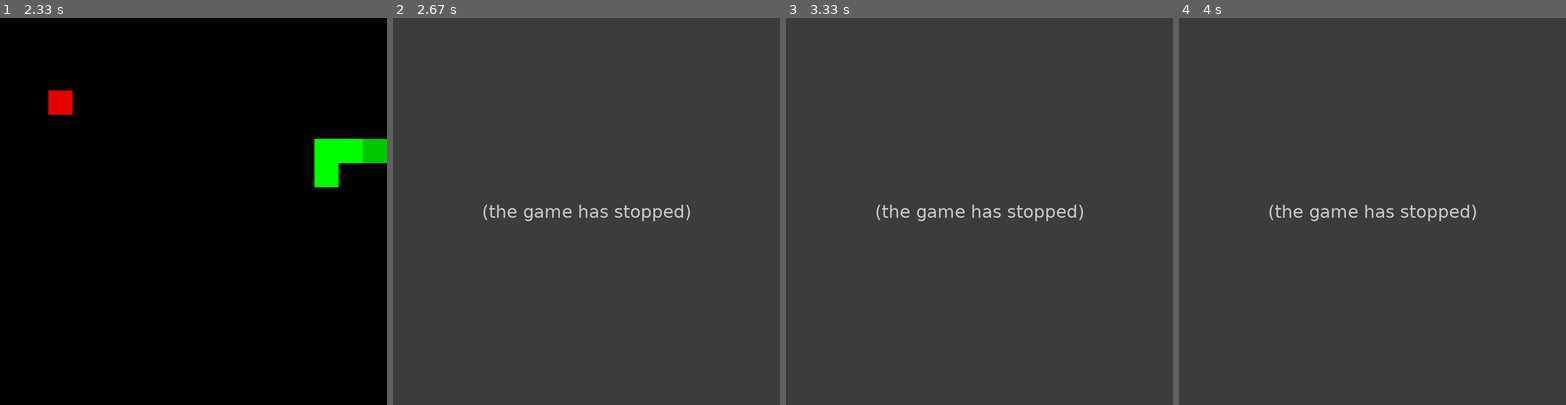
Above: before the commit, frames 1-4 (left to right).
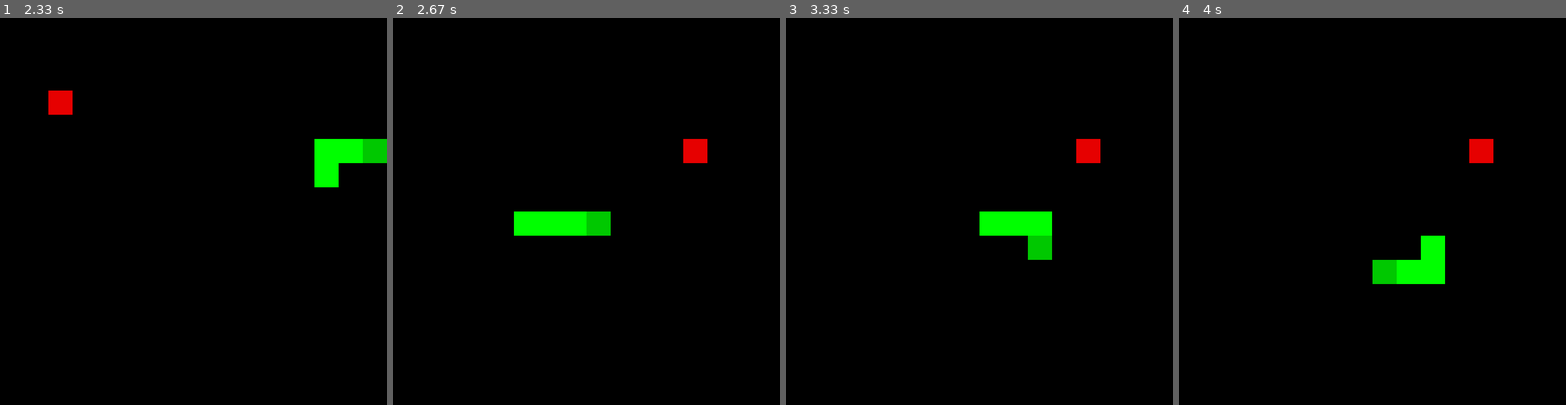
Above: after the commit, the same moments.

Repository: KeenbitGitHub/Snake_Pygame
Game: pygame game, started from main.py
Same seed, same stepped clock (60 frames per second), same inputs: the game is played once before the commit and once after it.
Inputs:
- Up to frame 1 (2.33 s): tap Enter at 0.33 s; hold Right 0.67-1.13 s; hold Up 1.17-1.63 s; hold Right 1.67-2.2 s; hold Left from 2.23 s (still down)
- Up to frame 2 (2.67 s): keep holding Left
- Up to frame 3 (3.33 s): release Left at 2.78 s; hold Down from 2.82 s (still down)
- Up to frame 4 (4 s): release Down at 3.37 s; hold Left 3.4-3.95 s; hold Up from 3.98 s (still down)

Frame 1 is identical in both runs. In frame 2, 100% of the frame differs, in the area x 0-100%, y 0-100%; in frame 3, 100%; in frame 4, 100%.
Before the commit the program exited at 2.4 s; later frames show no game.

Commit message:
population supported

Diff:
--- a/food.py
+++ b/food.py
@@ -19,3 +19,6 @@
     # Renders a piece of food
     def render(self, BLOCK_WIDTH, BLOCK_HEIGHT, win):
         pygame.draw.rect(win, (230, 0, 0), (self.position[0], self.position[1], BLOCK_WIDTH, BLOCK_HEIGHT))
+
+    def dead_render(self, BLOCK_WIDTH, BLOCK_HEIGHT, win):
+        pygame.draw.rect(win, (0, 0, 0), (self.position[0], self.position[1], BLOCK_WIDTH, BLOCK_HEIGHT))
--- a/game.py
+++ b/game.py
@@ -5,13 +5,16 @@
 import numpy as np
 
 class Game:
-    def __init__(self, simulate):
-        self.initialize(simulate)
-        self.main()
+    def __init__(self, simulate, human_plays):
+        self.initialize(simulate, human_plays)
+
+        if (self.human_plays):
+            self.main()
 
     # Initializes variables
-    def initialize(self, simulate):
+    def initialize(self, simulate, human_plays):
         self.simulate = simulate
+        self.human_plays = human_plays
         self.BLOCK_WIDTH, self.BLOCK_HEIGHT = 50, 50
         self.BLOCK_SIZE = (self.BLOCK_WIDTH, self.BLOCK_HEIGHT)
         self.WIN_WIDTH, self.WIN_HEIGHT = 800, 800
@@ -29,37 +32,27 @@
             self.CAPTION = "AI plays snake"
             pygame.display.set_caption(self.CAPTION)
 
-
     # Checks for player input
     def player_input(self):
-        if (self.simulate):
-            UPDATE_SPEED = 200
-        else:
-            UPDATE_SPEED = 2
-        update_move = False
         keys = pygame.key.get_pressed()
         for event in pygame.event.get():
             if (event.type == pygame.QUIT):
                 self.game_running = False
-                UPDATE_SPEED = 0
+                self.UPDATE_SPEED = 0
                 break
             elif (event.type == pygame.KEYDOWN):
-                if (event.key == pygame.K_LEFT and self.direction != (1, 0) and not update_move):
+                if (event.key == pygame.K_LEFT and self.direction != (1, 0) and not self.update_move):
                     self.direction = (-1, 0)
-                    update_move = True
-                elif (event.key == pygame.K_RIGHT and self.direction != (-1, 0) and not update_move):
+                    self.update_move = True
+                elif (event.key == pygame.K_RIGHT and self.direction != (-1, 0) and not self.update_move):
                     self.direction = (1, 0)
-                    update_move = True
-                elif (event.key == pygame.K_DOWN and self.direction != (0, -1) and not update_move):
+                    self.update_move = True
+                elif (event.key == pygame.K_DOWN and self.direction != (0, -1) and not self.update_move):
                     self.direction = (0, 1)
-                    update_move = True
-                elif (event.key == pygame.K_UP and self.direction != (0, 1) and not update_move):
+                    self.update_move = True
+                elif (event.key == pygame.K_UP and self.direction != (0, 1) and not self.update_move):
                     self.direction = (0, -1)
-                    update_move = True
-
-        self.snake_instance.move(self.direction, self.BLOCK_SIZE)
-        pygame.time.delay(UPDATE_SPEED)
-
+                    self.update_move = True
 
     # Renders game
     def render(self):
@@ -81,7 +74,19 @@
     # Starts the game and the game-loop
     def main(self):
         while self.snake_instance.alive and self.game_running:
-            self.player_input()
+            self.update_move = False
+            self.UPDATE_SPEED = 200
+
+            if (True):
+                self.player_input()
+
+            self.snake_instance.move(self.direction, self.BLOCK_SIZE)
+            pygame.time.delay(self.UPDATE_SPEED)
+
             if (self.simulate):
                 self.render()
+
             self.collision()
+
+        self.snake_instance.dead_render(self.BLOCK_WIDTH, self.BLOCK_HEIGHT, self.win)
+        self.food_instance.dead_render(self.BLOCK_WIDTH, self.BLOCK_HEIGHT, self.win)
--- a/main.py
+++ b/main.py
@@ -1,3 +1,6 @@
 import game
+import population
 
-game_instance = game.Game(True)
+#game_instance = game.Game(True, False)
+
+pop = population.Population(2)
--- /dev/null
+++ b/population.py
@@ -0,0 +1,28 @@
+import numpy as np
+import game
+
+class Population:
+    def __init__(self, size):
+        self.size = size
+        self.population = np.array([])
+        self.best_snake = np.random.randint(0, self.size) # first snake to simulate chosen randomly
+
+        for i in range(self.size):
+            if (i == i):
+                self.population = np.append(self.population, game.Game(True, False))
+            else:
+                self.population = np.append(self.population, game.Game(False, False))
+
+        self.update_population()
+
+    def check_if_all_dead(self):
+        for instance in self.population:
+            if (instance.snake_instance.alive):
+                return False
+
+        return True
+
+    def update_population(self):
+        for instance in self.population:
+            if (instance.snake_instance.alive):
+                instance.main()
--- a/snake.py
+++ b/snake.py
@@ -35,3 +35,11 @@
             pygame.draw.rect(win, (0, 255, 0), (part[0], part[1], BLOCK_WIDTH, BLOCK_HEIGHT))
 
         pygame.draw.rect(win, (0, 0, 0), (self.moved_from[0], self.moved_from[1], BLOCK_WIDTH, BLOCK_HEIGHT))
+
+    def dead_render(self, BLOCK_WIDTH, BLOCK_HEIGHT, win):
+        pygame.draw.rect(win, (0, 0, 0), (self.head[0], self.head[1], BLOCK_WIDTH, BLOCK_HEIGHT))
+
+        for part in self.body[1:]:
+            pygame.draw.rect(win, (0, 0, 0), (part[0], part[1], BLOCK_WIDTH, BLOCK_HEIGHT))
+
+        pygame.draw.rect(win, (0, 0, 0), (self.moved_from[0], self.moved_from[1], BLOCK_WIDTH, BLOCK_HEIGHT))
